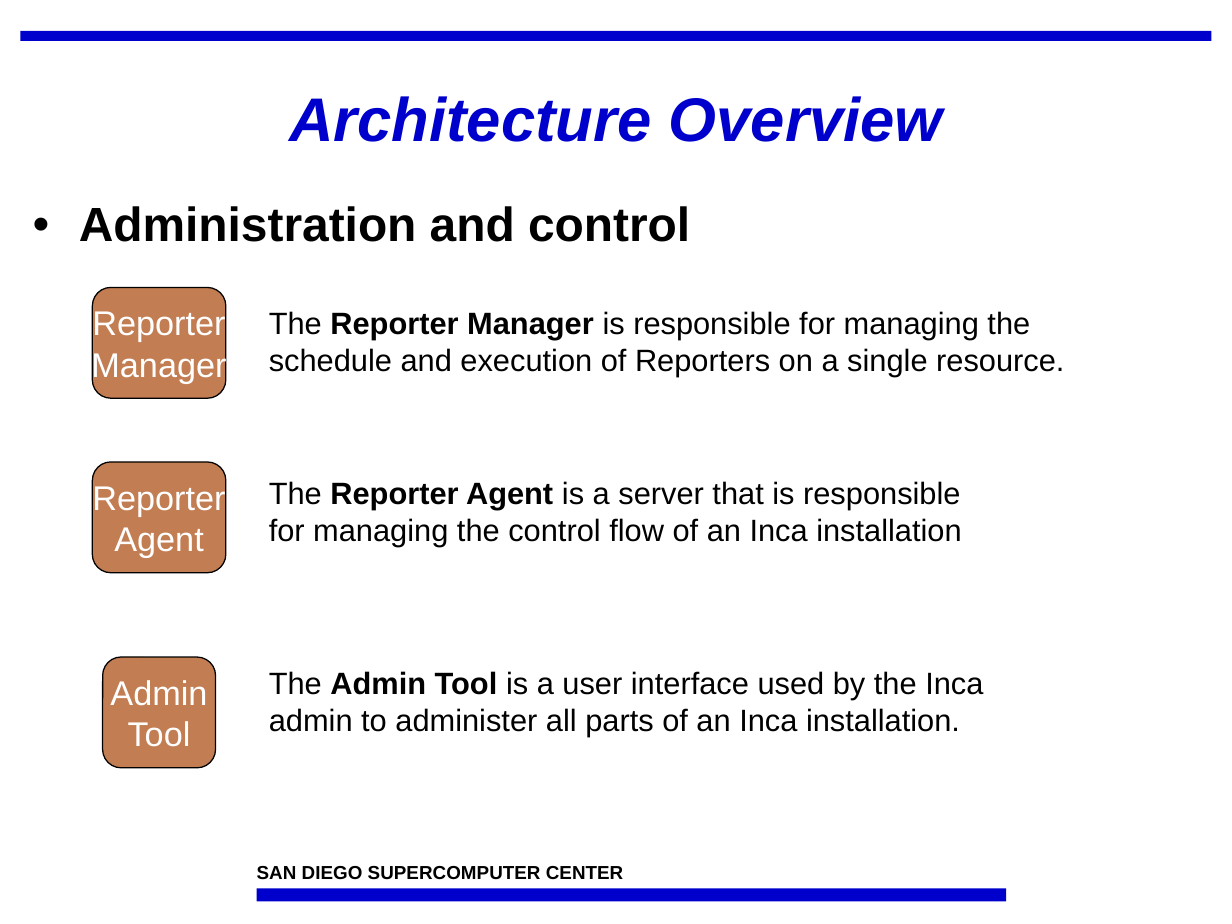
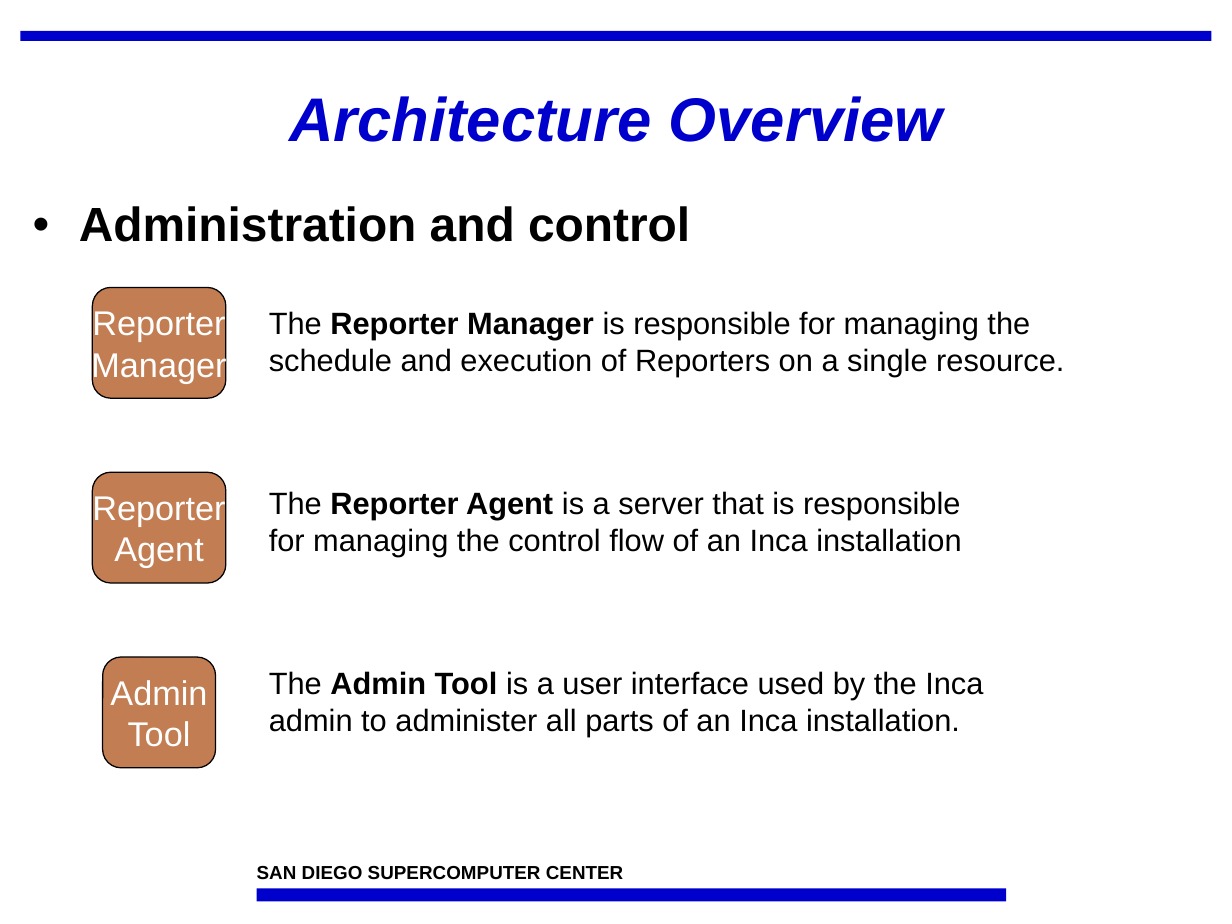
Before and after one commit to IncaProject/inca-xsede, a slide deck: slide 28 of talks/inca_sc05.ppt (slide 27 before the commit). Drawn at 1232x924 pixels with LibreOffice and Linux fonts; fonts in the diff are those of the drawing; background and template pictures are left out. Boxes give left, top, right and bottom in pixels: in the first picture for what was removed or moved away, otherwise in the second. Text is boxed around its words. In the diff, an @@ line names an element or a change of style, - is before the commit and + after.

```diff
--- a/talks/inca_sc05.ppt
+++ b/talks/inca_sc05.ppt
@@ rounded rectangle "Reporter": place and size @@
-rounded rectangle "Reporter" at box(92, 462, 225, 573)
+rounded rectangle "Reporter" at box(92, 472, 225, 583)
@@ text "The Reporter Agent is a ...": place and size @@
-text "The Reporter Agent is a ..." at box(269, 481, 961, 546)
+text "The Reporter Agent is a ..." at box(269, 491, 961, 557)
```
Also in this commit, not shown: 7 other slides changed, 1 slide added.
